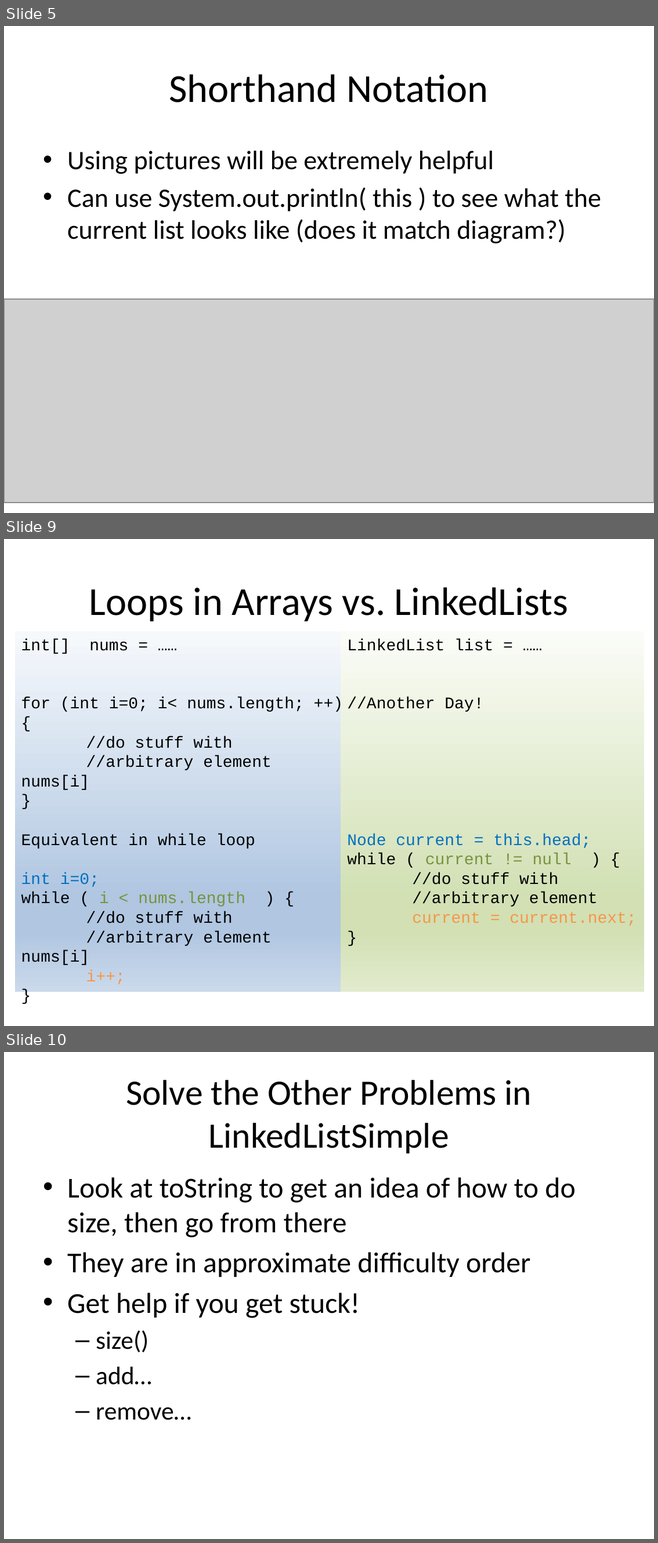
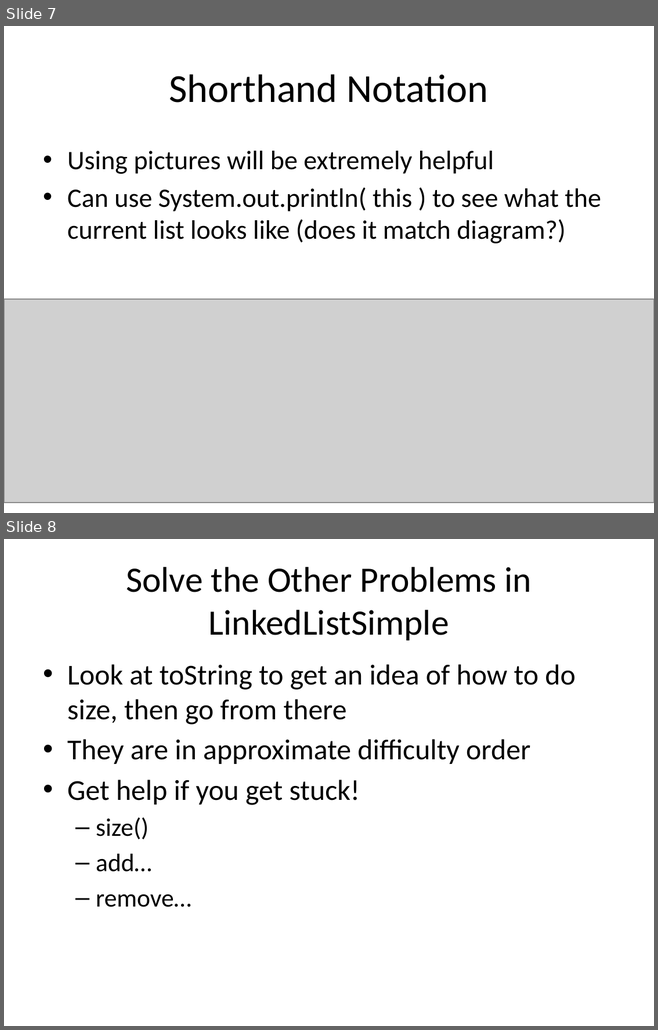
Before and after one commit to RHIT-CSSE/csse220, a slide deck: ClassMaterials/LinkedLists/Slides/LinkedLists.pptx. Shown one above the other, each under a label of ours: slides 5, 9 and 10 before the commit, slides 7 and 8 after it; the slides between them are not shown. The pictures are 658x1543 and 658x1030 pixels, drawn with LibreOffice and Linux fonts; fonts in the diff are those of the drawing; grey boxes stand for pictures. Boxes give left, top, right and bottom in pixels: in the first picture for what was removed or moved away, otherwise in the second. Text is boxed around its words. In the diff, an @@ line names an element or a change of style, - is before the commit and + after.

```diff
--- a/ClassMaterials/LinkedLists/Slides/LinkedLists.pptx
+++ b/ClassMaterials/LinkedLists/Slides/LinkedLists.pptx
@@ slide 9 removed at box(4, 539, 654, 1026), background #FFFFFF @@
@@ title removed at box(89, 587, 568, 621) @@
-Loops in Arrays vs. LinkedLists
@@ rectangle removed at box(15, 631, 351, 992) @@
-int[] nums = ……
-for (int i=0; i< nums.length; ++) {
-//do stuff with
-//arbitrary element nums[i]
-}
-Equivalent in while loop
-int i=0;
-while ( i < nums.length ) {
-//do stuff with
-//arbitrary element nums[i]
-i++;
-}
@@ rectangle removed at box(340, 631, 643, 992) @@
-LinkedList list = ……
-//Another Day!
-Node current = this.head;
-while ( current != null ) {
-//do stuff with
-//arbitrary element
-current = current.next;
-}
@@ what was slide 5 is now slide 7 @@
@@ what was slide 10 is now slide 8 @@
```
Also in this commit, not shown: 8 slides changed, 9 slides added, 2 other slides removed.
